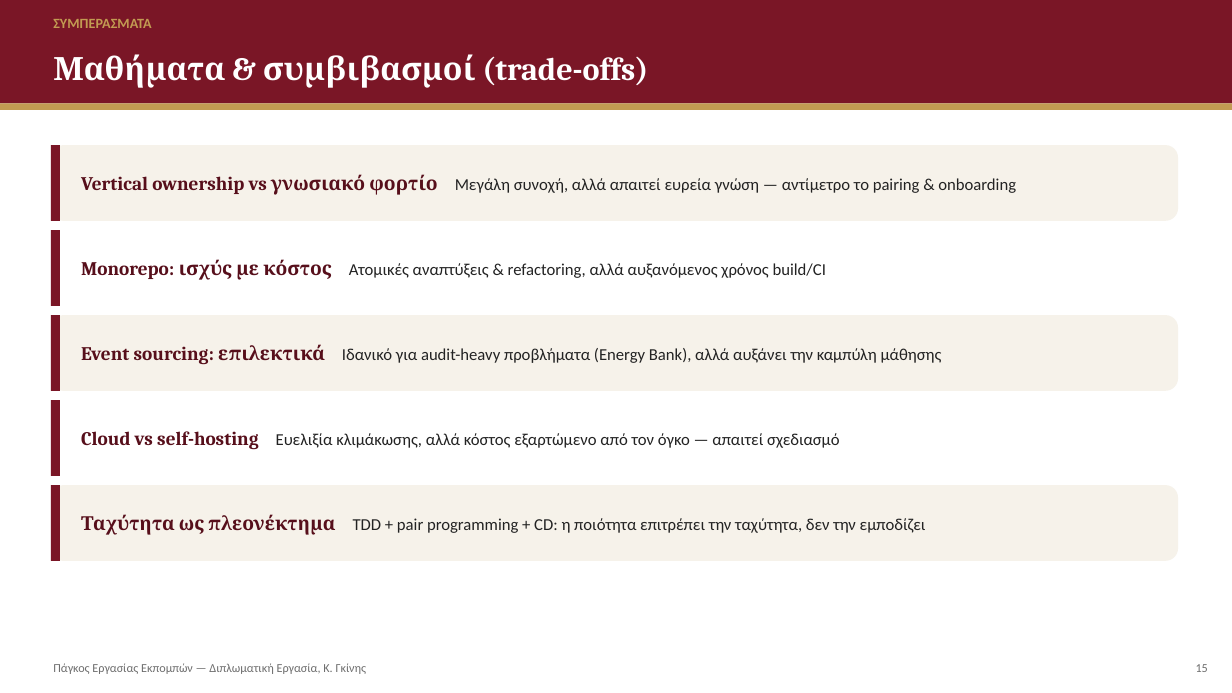
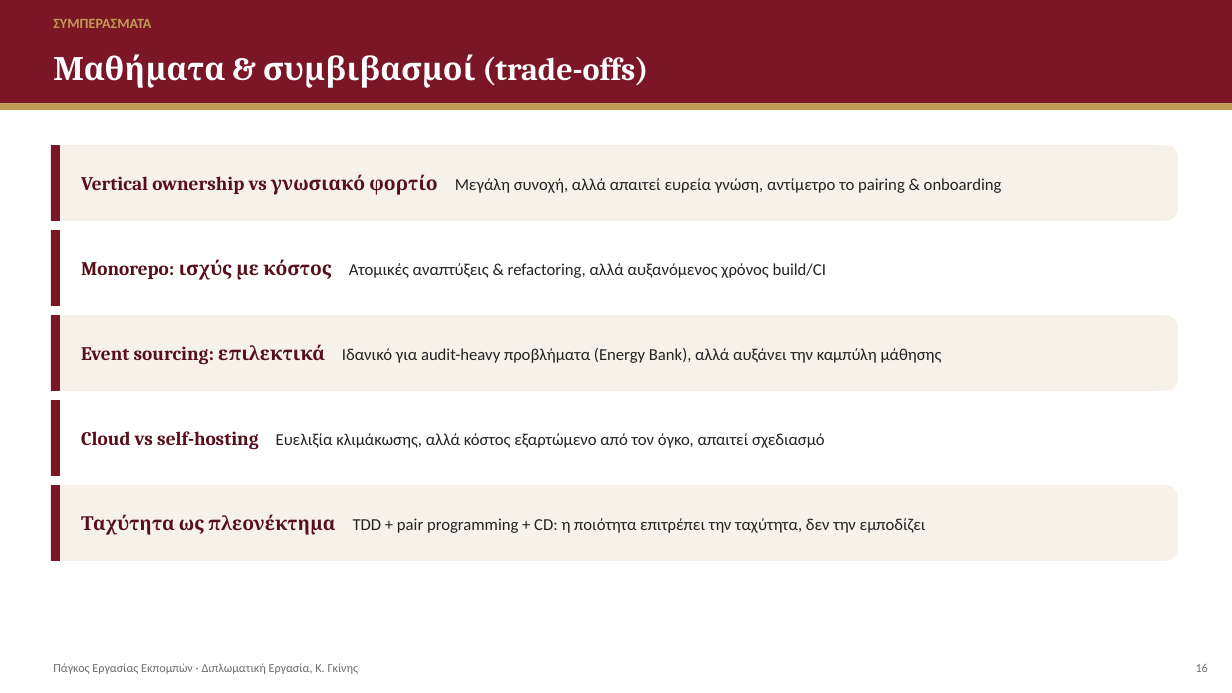
Before and after one commit to konst-gkinis/diplomatiki, a slide deck: slide 17 of presentations/defense.pptx (slide 16 before the commit). Drawn at 1232x693 pixels with LibreOffice and Linux fonts; fonts in the diff are those of the drawing. Boxes give left, top, right and bottom in pixels: in the first picture for what was removed or moved away, otherwise in the second. Text is boxed around its words. In the diff, an @@ line names an element or a change of style, - is before the commit and + after.

```diff
--- a/presentations/defense.pptx
+++ b/presentations/defense.pptx
@@ text at [81,174,1002,195]: text changed @@
-Vertical ownership vs γνωσιακό φορτίο Μεγάλη συνοχή, αλλά απαιτεί ευρεία γνώση — αντίμετρο το pairing & onboarding
+Vertical ownership vs γνωσιακό φορτίο Μεγάλη συνοχή, αλλά απαιτεί ευρεία γνώση, αντίμετρο το pairing & onboarding
@@ text at [81,431,824,450]: text changed @@
-Cloud vs self-hosting Ευελιξία κλιμάκωσης, αλλά κόστος εξαρτώμενο από τον όγκο — απαιτεί σχεδιασμό
+Cloud vs self-hosting Ευελιξία κλιμάκωσης, αλλά κόστος εξαρτώμενο από τον όγκο, απαιτεί σχεδιασμό
@@ text at [53,663,359,674]: text changed @@
-Πάγκος Εργασίας Εκπομπών — Διπλωματική Εργασία, Κ. Γκίνης
+Πάγκος Εργασίας Εκπομπών · Διπλωματική Εργασία, Κ. Γκίνης
```
Also in this commit, not shown: 15 other slides changed, 1 slide added, 22 other files.
